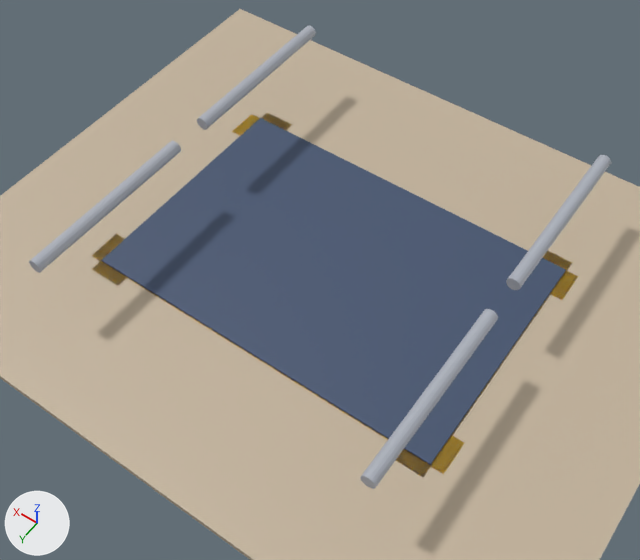
The glTF model tools/bim_generator/generated_models/loh_kaat_timber_house/stage_04_columns.glb as it was, and as the next commit left it.
Both versions are drawn from a 50 mm lens placed at (-5.03, 7.39, 11.86), pointed at (-0.02, 0.38, 0.85). The axes (+X, +Y, +Z) are drawn at lower left. The lights are the same throughout. The older version comes first. Where no turn or scale is listed for an object, it has been applied to the vertices.

Objects in the first picture: 'geometry_0', 'geometry_18', 'geometry_19', 'geometry_20', 'geometry_21', 'geometry_5', 'geometry_6' and 3 more.
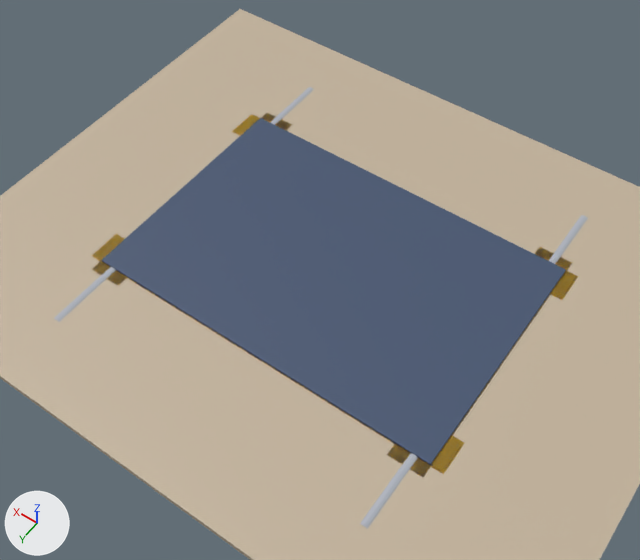
The newer file is also turned or shifted as a whole; pictures and numbers use the older file's frame.

Pixel boxes (x1, y1, x2, y2) of what changed, in the pictures (640 x 560 px):
'geometry_18', moved
    before: (360, 309, 498, 489)
    after: (360, 453, 418, 529)
'geometry_19', moved
    before: (29, 141, 181, 273)
    after: (54, 267, 116, 322)
'geometry_21', moved
    before: (506, 155, 611, 290)
    after: (549, 215, 588, 264)
'geometry_20', moved
    before: (197, 26, 316, 130)
    after: (270, 87, 314, 125)

Patch to the scene script:
```diff
--- a/tools/bim_generator/generated_models/loh_kaat_timber_house/stage_04_columns.glb.py
+++ b/tools/bim_generator/generated_models/loh_kaat_timber_house/stage_04_columns.glb.py
@@ me_geometry_18 @@
 # used by ob_geometry_18; location = (0.0, 0.0, 0.0)
-me_geometry_18.from_pydata(...)  # 34 vertices, 64 faces; spans x -2.93..-2.71, y 0.32..3.32, z 1.99..2.21
+me_geometry_18.from_pydata(...)  # 34 vertices, 64 faces; spans x -2.93..-2.71, y 0.32..3.32, z 0.6..0.82
+# me_geometry_18 part 1: the whole mesh is moved by (0.0, 0.0, -1.39)
 me_geometry_18.materials.append(mat_defaultmaterial_018)
@@ me_geometry_19 @@
 # used by ob_geometry_19; location = (0.0, 0.0, 0.0)
-me_geometry_19.from_pydata(...)  # 34 vertices, 64 faces; spans x 2.71..2.93, y 0.32..3.32, z 1.99..2.21
+me_geometry_19.from_pydata(...)  # 34 vertices, 64 faces; spans x 2.71..2.93, y 0.32..3.32, z 0.6..0.82
+# me_geometry_19 part 2: the whole mesh is moved by (0.0, 0.0, -1.39)
 me_geometry_19.materials.append(mat_defaultmaterial_019)
@@ me_geometry_20 @@
 # used by ob_geometry_20; location = (0.0, 0.0, 0.0)
-me_geometry_20.from_pydata(...)  # 34 vertices, 64 faces; spans x 2.71..2.93, y -3.32..-0.32, z 1.99..2.21
+me_geometry_20.from_pydata(...)  # 34 vertices, 64 faces; spans x 2.71..2.93, y -3.32..-0.32, z 0.6..0.82
+# me_geometry_20 part 3: the whole mesh is moved by (0.0, 0.0, -1.39)
 me_geometry_20.materials.append(mat_defaultmaterial_020)
@@ me_geometry_21 @@
 # used by ob_geometry_21; location = (0.0, 0.0, 0.0)
-me_geometry_21.from_pydata(...)  # 34 vertices, 64 faces; spans x -2.93..-2.71, y -3.32..-0.32, z 1.99..2.21
+me_geometry_21.from_pydata(...)  # 34 vertices, 64 faces; spans x -2.93..-2.71, y -3.32..-0.32, z 0.6..0.82
+# me_geometry_21 part 4: the whole mesh is moved by (0.0, 0.0, -1.39)
 me_geometry_21.materials.append(mat_defaultmaterial_021)
```
